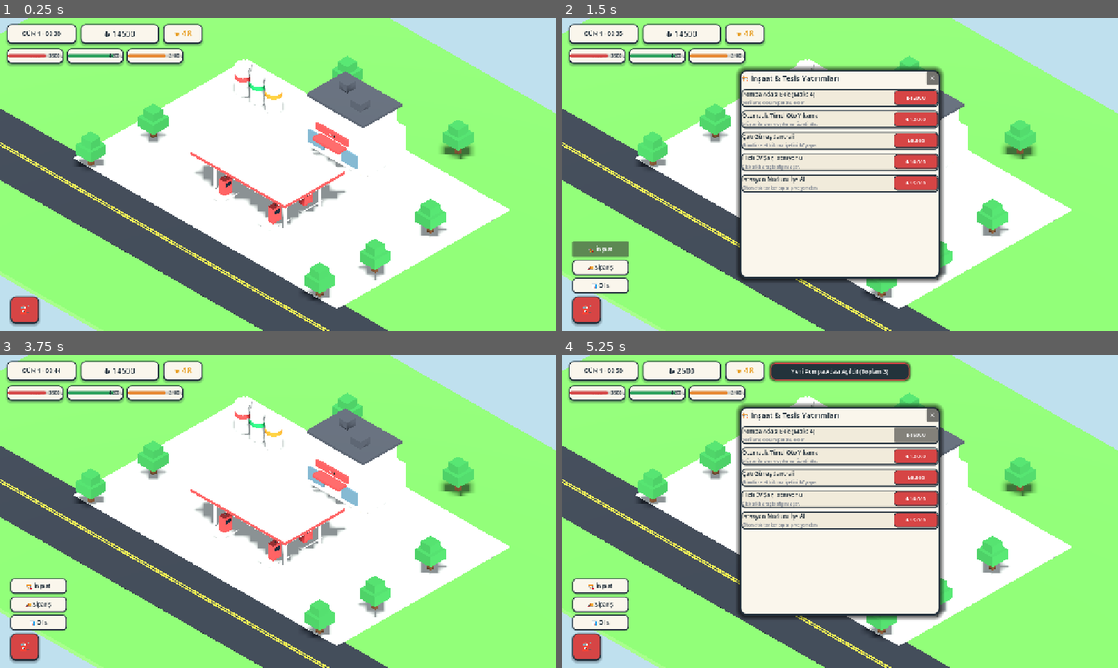
Above: before the commit, frames 1-4 (two rows, left to right).
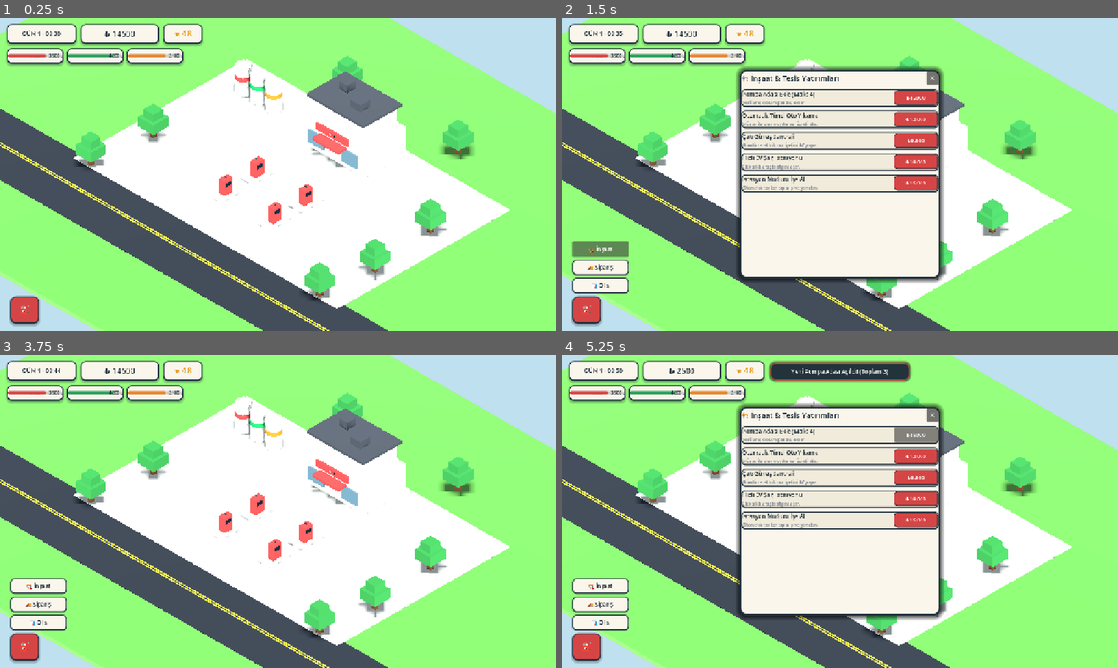
Above: after the commit, the same moments.

Repository: balax-studio/bakkal
Game: Godot game, scene res://scenes/Main.tscn
Two runs of this game, one before a commit and one after it. Both use one fixed random seed, a clock stepped at 60 frames per second and the inputs below.
Inputs:
- Up to frame 1 (0.25 s): no input
- Up to frame 2 (1.5 s): click "⛽" at 0.5 s; click "🏗️ İnşaat" at 1.25 s
- Up to frame 3 (3.75 s): click "🚚 Sipariş" at 2 s; click "📊 Ofis" at 2.75 s; click "✕" at 3.5 s
- Up to frame 4 (5.25 s): click "🏗️ İnşaat" at 4.25 s; click "₺12000" at 5 s

The runs differ from the first frame. In frame 1, 1.4% of the frame differs, in the area x 34-63%, y 42-68%; in frame 2, nothing differs; in frame 3, 1.4%; in frame 4, nothing differs.

Commit message:
refactor(godot): remove canopy from Godot diorama for clear pump visibility

Diff:
--- a/godot_station/scenes/Diorama.tscn
+++ b/godot_station/scenes/Diorama.tscn
@@ -39,9 +39,6 @@
 
 [node name="Building" parent="." instance=ExtResource("5_bld")]
 transform = Transform3D(1, 0, 0, 0, 1, 0, 0, 0, 1, 0, 0, -11)
-
-[node name="Canopy" parent="." instance=ExtResource("6_canopy")]
-transform = Transform3D(1, 0, 0, 0, 1, 0, 0, 0, 1, 0, 0, 1.5)
 
 [node name="FuelTanks" parent="." instance=ExtResource("7_tank")]
 transform = Transform3D(1, 0, 0, 0, 1, 0, 0, 0, 1, -13, 0, -10)
